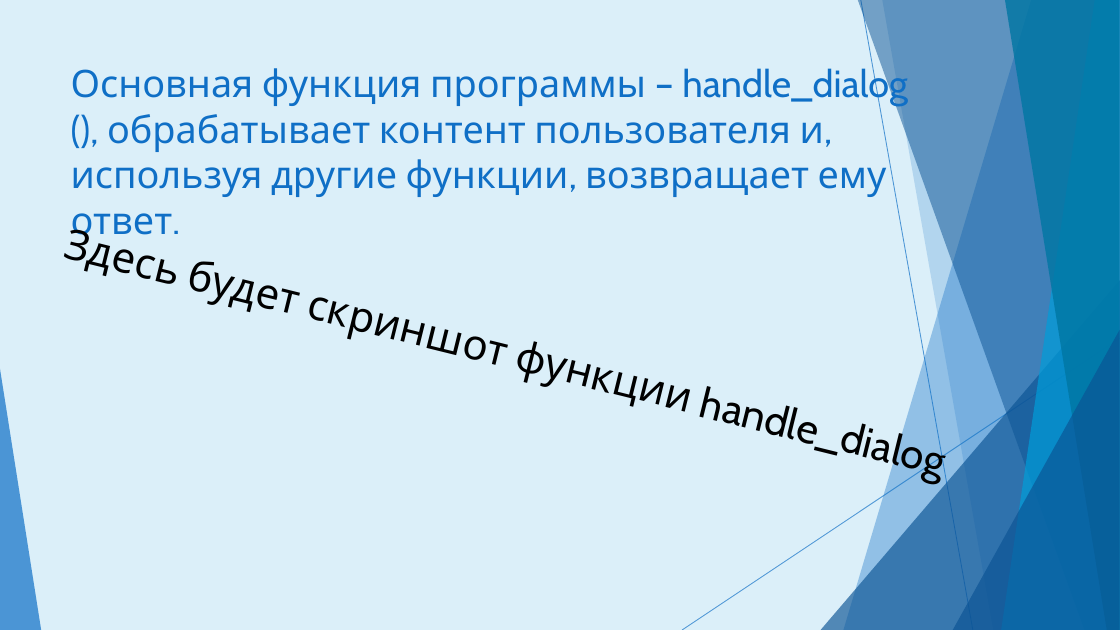
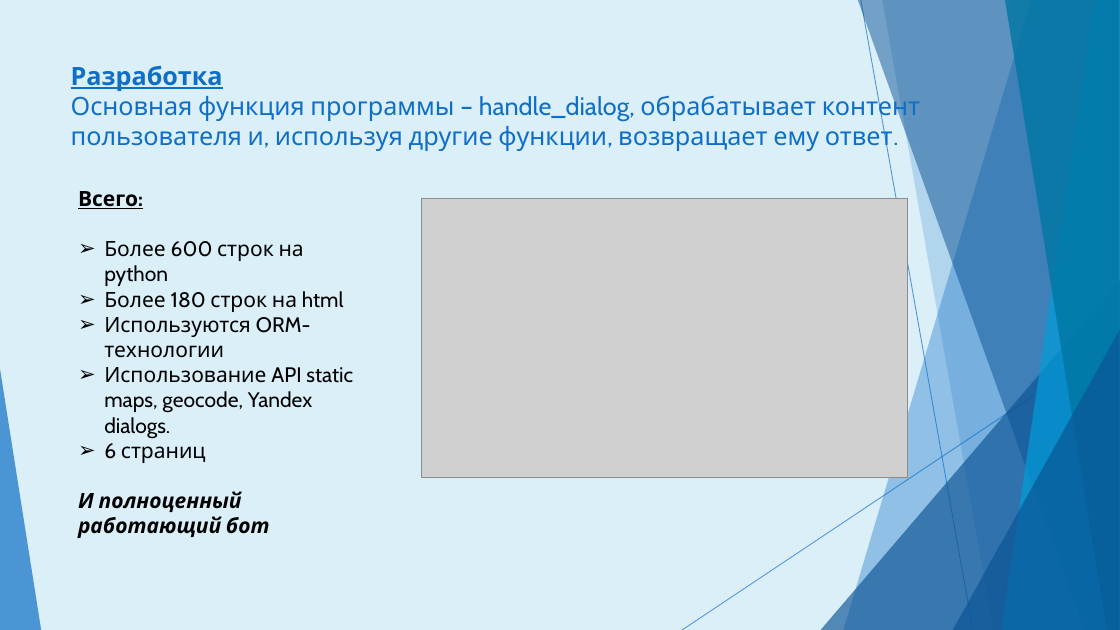
Before and after one commit to SeveryukhinVeniamin/AliceProject, a slide deck: slide 5 of Алиса – Путеводитель.ppsx. Drawn at 1120x630 pixels with LibreOffice and Linux fonts; fonts in the diff are those of the drawing; grey boxes stand for pictures. Boxes give left, top, right and bottom in pixels: in the first picture for what was removed or moved away, otherwise in the second. Text is boxed around its words. In the diff, an @@ line names an element or a change of style, - is before the commit and + after.

Commit message:
New presentation

```diff
--- a/Алиса – Путеводитель.ppsx
+++ b/Алиса – Путеводитель.ppsx
@@ title at (71,65,920,152): text changed; size 32.4 to 21.6 pt @@
-Основная функция программы – handle_dialog
-(), обрабатывает контент пользователя и, используя другие функции, возвращает ему ответ.
+Разработка
+Основная функция программы – handle_dialog, обрабатывает контент пользователя и, используя другие функции, возвращает ему ответ.
@@ text "Всего:" at (78,191,353,538): rotation 14 to 0 degrees @@
@@ text at (78,191,353,538): text changed; size 36 to 18 pt @@
-Здесь будет скриншот функции handle_dialog
+Всего:
+➢ Более 600 строк на python
+➢ Более 180 строк на html
+➢ Используются ORM-технологии
+➢ Использование API static maps, geocode, Yandex dialogs.
+➢ 6 страниц
+И полноценный работающий бот
@@ picture added at (422,198,907,477) @@
```
Also in this commit, not shown: 4 other slides changed, 1 slide added, 1 slide removed, 1 other file.
